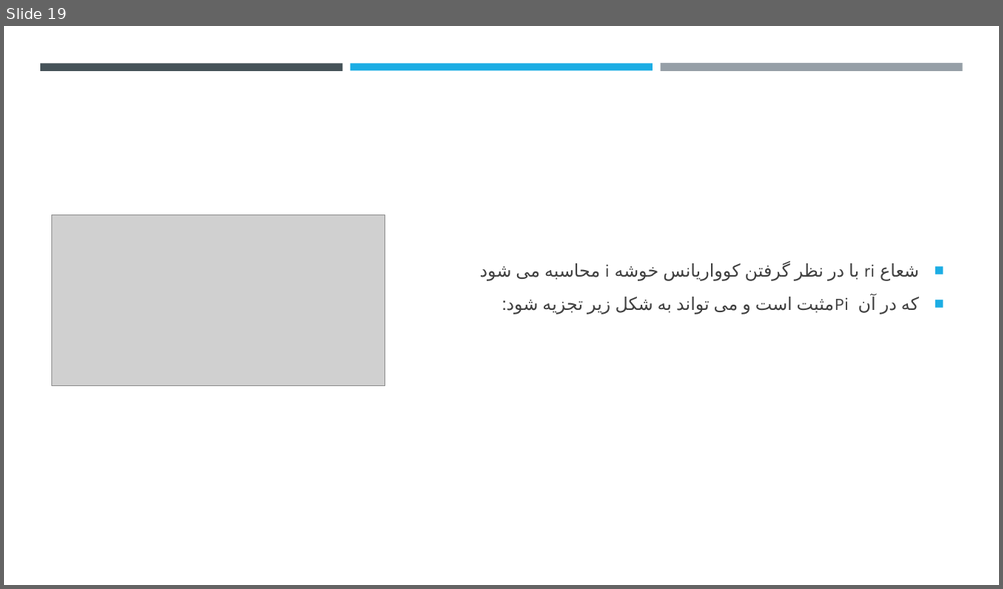
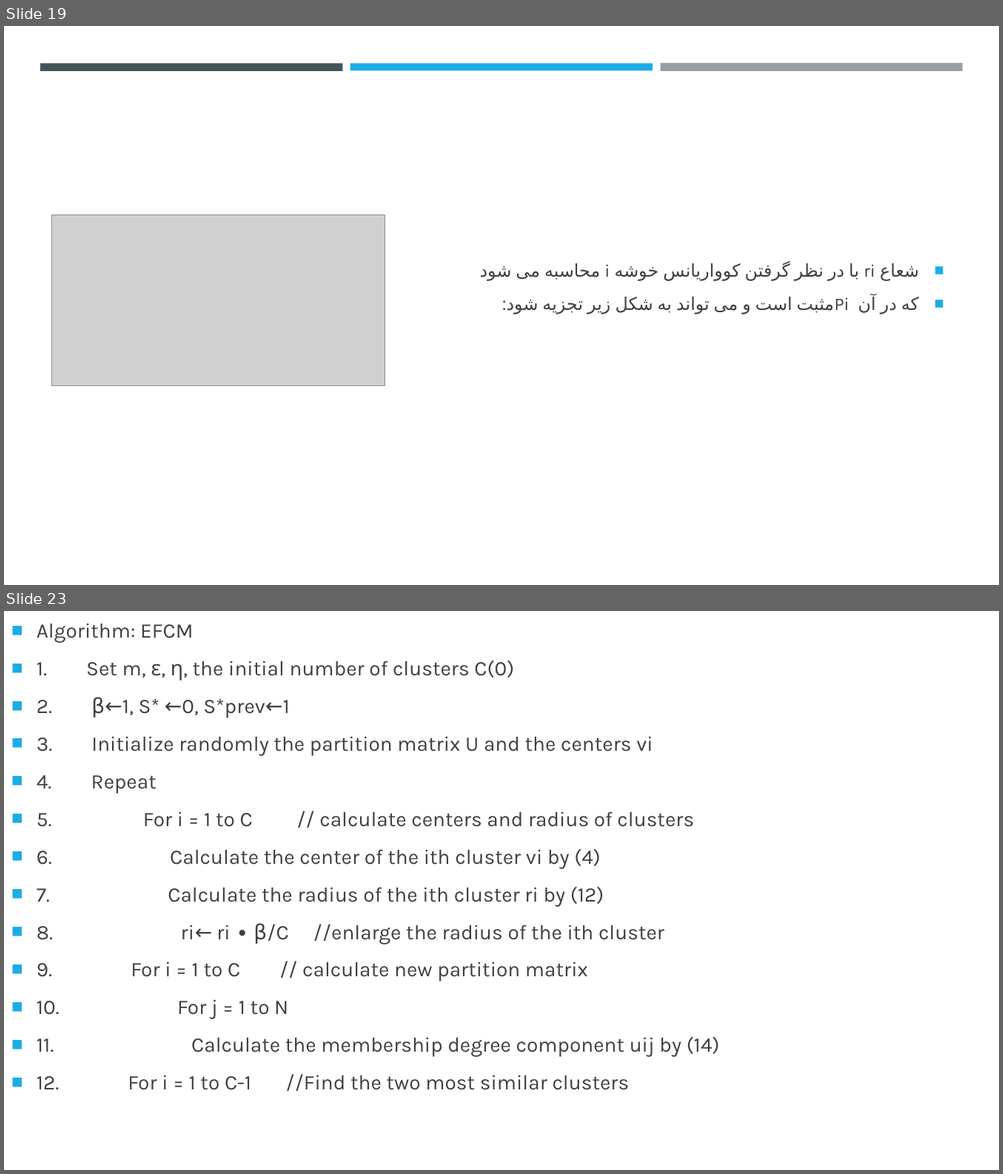
Before and after one commit to farshad36/data-mining-article, a slide deck: article.pptx. Shown one above the other, each under a label of ours: slide 19 before the commit, slides 19 and 23 after it; the slides between them are not shown. The pictures are 1003x589 and 1003x1174 pixels, drawn with LibreOffice and Linux fonts; fonts in the diff are those of the drawing; grey boxes stand for pictures. Boxes give left, top, right and bottom in pixels: in the first picture for what was removed or moved away, otherwise in the second. Text is boxed around its words. In the diff, an @@ line names an element or a change of style, - is before the commit and + after.

```diff
--- a/article.pptx
+++ b/article.pptx
@@ slide 23 added at (4,611,999,1170), background #FFFFFF @@
@@ text added at (37,624,720,1091), 20 pt, text #404040 @@
+■ Algorithm: EFCM
+■ 1. Set m, ε, η, the initial number of clusters C(0)
+■ 2. β←1, S* ←0, S*prev←1
+■ 3. Initialize randomly the partition matrix U and the centers vi
+■ 4. Repeat
+■ 5. For i = 1 to C // calculate centers and radius of clusters
+■ 6. Calculate the center of the ith cluster vi by (4)
+■ 7. Calculate the radius of the ith cluster ri by (12)
+■ 8. ri← ri ∙ β/C //enlarge the radius of the ith cluster
+■ 9. For i = 1 to C // calculate new partition matrix
+■ 10. For j = 1 to N
+■ 11. Calculate the membership degree component uij by (14)
+■ 12. For i = 1 to C-1 //Find the two most similar clusters
```
Also in this commit, not shown: 10 other slides added, 37 other files.
